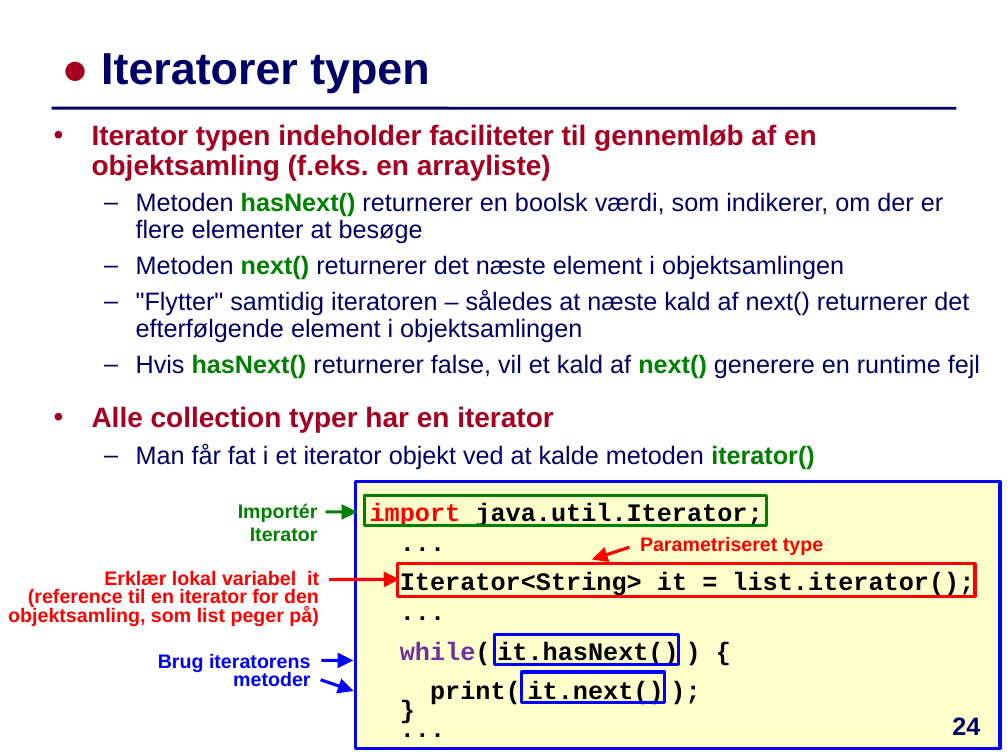
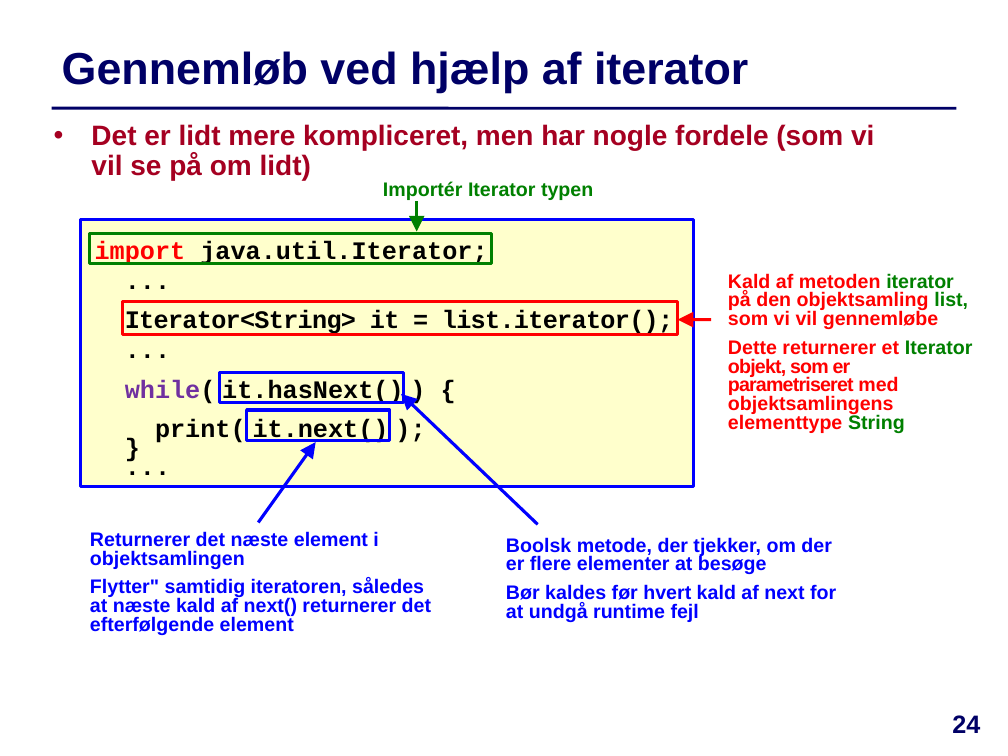
Before and after one commit to IntProgAU/Materiale, a slide deck: slide 24 of web/e24/uge_3b/Slides-Uge3-Torsdag.pptx. Drawn at 1008x756 pixels with LibreOffice and Linux fonts; fonts in the diff are those of the drawing. Boxes give left, top, right and bottom in pixels: in the first picture for what was removed or moved away, otherwise in the second. Text is boxed around its words. In the diff, an @@ line names an element or a change of style, - is before the commit and + after.

```diff
--- a/web/e24/uge_3b/Slides-Uge3-Torsdag.pptx
+++ b/web/e24/uge_3b/Slides-Uge3-Torsdag.pptx
@@ title at box(62, 51, 748, 93): text changed @@
-● Iteratorer typen
+Gennemløb ved hjælp af iterator
@@ text added at box(91, 124, 874, 180), 20 pt, text #A50021, bold @@
+• Det er lidt mere kompliceret, men har nogle fordele (som vi vil se på om lidt)
@@ text removed at box(92, 124, 980, 469) @@
-• Iterator typen indeholder faciliteter til gennemløb af en objektsamling (f.eks. en arrayliste)
-  – Metoden hasNext() returnerer en boolsk værdi, som indikerer, om der er flere elementer at besøge
-  – Metoden next() returnerer det næste element i objektsamlingen
-  – "Flytter" samtidig iteratoren – således at næste kald af next() returnerer det efterfølgende element i objektsamlingen
-  – Hvis hasNext() returnerer false, vil et kald af next() generere en runtime fejl
-• Alle collection typer har en iterator
-  – Man får fat i et iterator objekt ved at kalde metoden iterator()
@@ text at box(383, 181, 593, 200): text changed @@
-Importér Iterator
+Importér Iterator typen
@@ arrow added from (416, 202) to (416, 232), #008000 2.25 pt @@
@@ rectangle "import java.util.Iterator;": place and size @@
-rectangle "import java.util.Iterator;" at box(356, 482, 1000, 749)
+rectangle "import java.util.Iterator;" at box(81, 220, 694, 487)
@@ 3 rectangles: place and size @@
-3 rectangles at box(364, 495, 766, 703)
+3 rectangles at box(89, 234, 491, 440)
@@ text added at box(728, 273, 973, 433), 14 pt, text #FF0000, bold @@
+Kald af metoden iterator på den objektsamling list, som vi vil gennemløbe
+Dette returnerer et Iterator objekt, som er parametriseret med objektsamlingens elementtype String
@@ rectangle: place and size @@
-rectangle at box(397, 563, 975, 596)
+rectangle at box(122, 301, 677, 334)
@@ text in rectangle at box(125, 310, 673, 336): letter spacing 0 to -0.5 pt in "Iterator<String> it = list.iterator();" @@
@@ arrow added from (712, 320) to (677, 320), #FF0000 2.25 pt @@
@@ arrow added from (537, 524) to (401, 394), #0000FF 2.25 pt @@
@@ arrow added from (258, 522) to (316, 443), #0000FF 2.25 pt @@
@@ text added at box(90, 531, 431, 635), 14 pt, text #0000FF, bold @@
+Returnerer det næste element i objektsamlingen
+Flytter" samtidig iteratoren, således at næste kald af next() returnerer det efterfølgende element
@@ arrow removed from (326, 512) to (358, 512) @@
@@ text added at box(506, 537, 836, 622), 14 pt, text #0000FF, bold @@
+Boolsk metode, der tjekker, om der er flere elementer at besøge
+Bør kaldes før hvert kald af next for at undgå runtime fejl
@@ text removed at box(640, 536, 823, 555) @@
-Parametriseret type
@@ arrow removed from (629, 547) to (592, 559) @@
@@ text removed at box(8, 570, 319, 626) @@
-Erklær lokal variabel it
-(reference til en iterator for den objektsamling, som list peger på)
@@ arrow removed from (330, 580) to (399, 580) @@
@@ text removed at box(158, 653, 310, 687) @@
-Brug iteratorens metoder
@@ arrow removed from (321, 679) to (354, 691) @@
@@ arrow removed from (322, 660) to (353, 660) @@
```
Also in this commit, not shown: 4 other slides changed, 1 other file.
